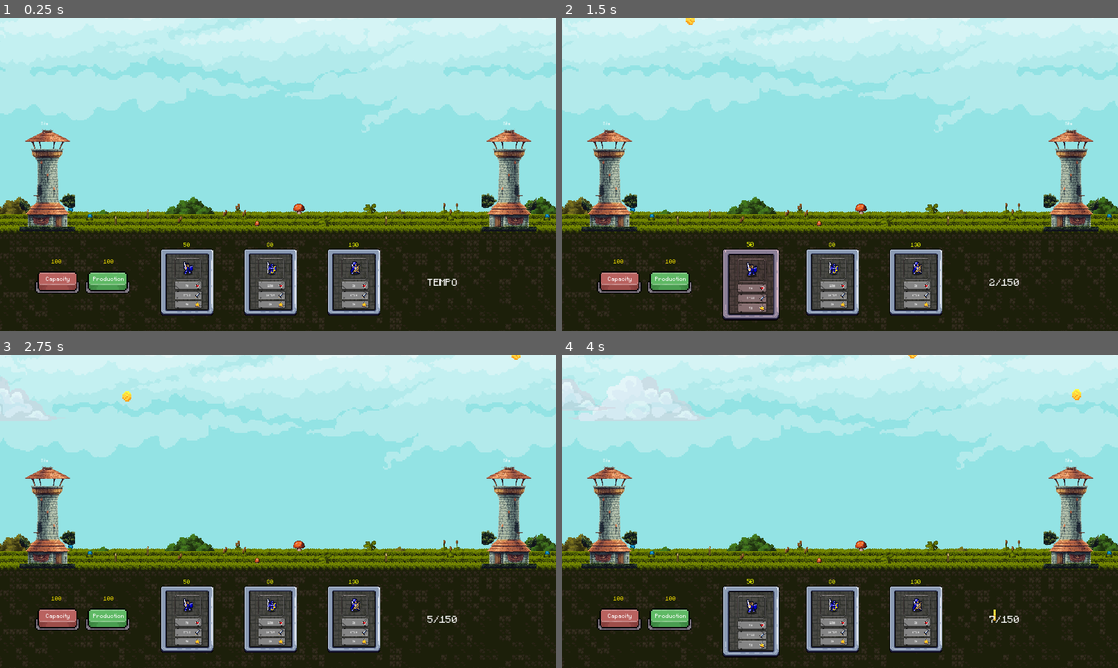
Above: before the commit, frames 1-4 (two rows, left to right).
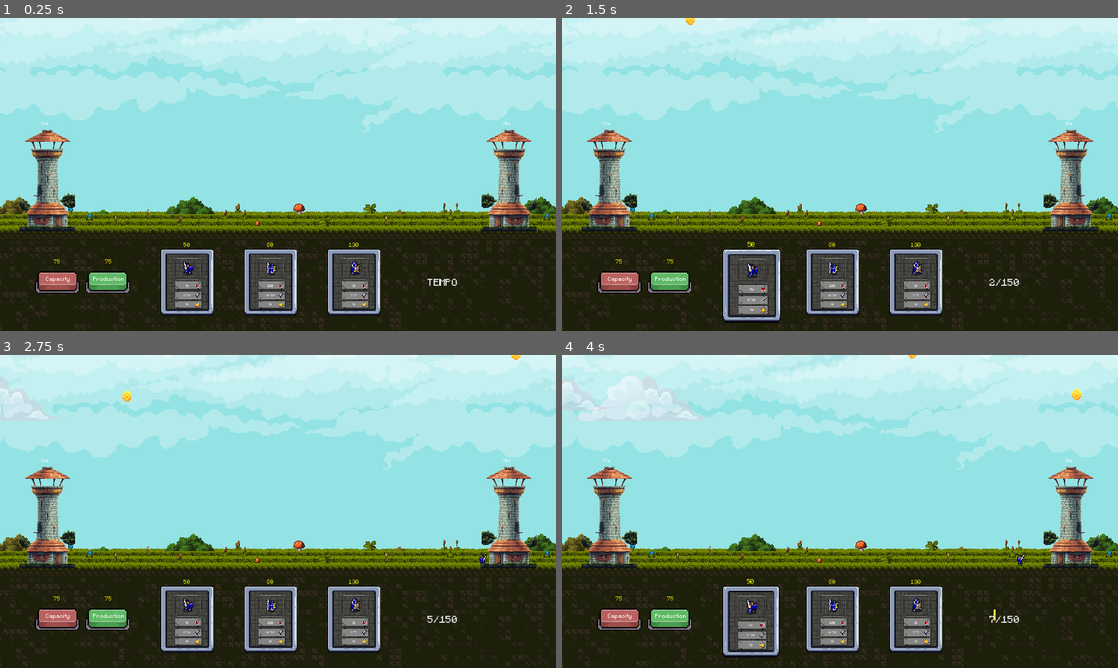
Above: after the commit, the same moments.

Repository: StefanoGavatta/StoriaMiniGioco
Game: Godot game, scene res://World/world.tscn
The game is run twice, just before and just after one commit, with the same random seed, the same clock (stepped at 60 frames per second) and the same inputs.
Inputs (mouse positions are in pixels of both pictures, inside the frame that each line leads up to):
- Up to frame 1 (0.25 s): no input
- Up to frame 2 (1.5 s): click "100" (after the commit: "75") at 0.5 s; click (751, 284) at 1.27 s
- Up to frame 3 (2.75 s): click "100" (after the commit: "75") at 2 s
- Up to frame 4 (4 s): click (689, 395) at 2.75 s; click (751, 621) at 3.52 s

The runs differ from the first frame. In frame 1, less than 0.1% of the frame differs, in the area x 9-65%, y 77-89%; in frame 2, 1.4%, in the area x 9-65%, y 71-98%; in frame 3, less than 0.1%; in frame 4, less than 0.1%.

Commit message:
aggiunto arciere

Diff:
--- a/Giocatore/gestore_giocatore.gd
+++ b/Giocatore/gestore_giocatore.gd
@@ -4,7 +4,7 @@
 
 const Spada = preload("res://Truppe/truppa.tscn")
 
-var valuta: int= 0
+var valuta: int= 50
 var capacity: int = 150
 
 var istanzeCreate = 0
--- a/Truppe/knockback.gd
+++ b/Truppe/knockback.gd
@@ -6,7 +6,7 @@
 @onready var fight_node: Node = $"../FightNode"
 
 var contatore = 0
-@export var min_knockBack = 3
+@export var min_knockBack = 4
 @export var max_knockBack = 6
 
 var random_KnockBack_success = randi_range(min_knockBack,max_knockBack)
--- /dev/null
+++ b/Truppe/nodo_arco.gd
@@ -0,0 +1,13 @@
+@icon("res://IconGodotNode/node/icon_bullet.png")
+extends Node
+
+@onready var truppa: CharacterBody2D = $".."
+@onready var ray_cast_2d: RayCast2D = $"../RayCast2D"
+
+
+func _ready() -> void:
+	if truppa.truppa_identità != "arco":
+		queue_free()
+	else:
+		ray_cast_2d.target_position = Vector2(-100,-0.017)
+		queue_free()
--- a/Truppe/truppa.tscn
+++ b/Truppe/truppa.tscn
@@ -12,6 +12,7 @@
 [ext_resource type="Script" path="res://Truppe/animation_node.gd" id="6_newwe"]
 [ext_resource type="Texture2D" uid="uid://twmv4fy856qs" path="res://AssetTruppe/Archer/Archer_Blue1.png" id="6_sfcrk"]
 [ext_resource type="Texture2D" uid="uid://b3wl2ghhp3uww" path="res://AssetTruppe/Archer/Archer_Red1.png" id="7_bnrux"]
+[ext_resource type="Script" path="res://Truppe/nodo_arco.gd" id="13_solwb"]
 
 [sub_resource type="ShaderMaterial" id="ShaderMaterial_tifbh"]
 resource_local_to_scene = true
@@ -1001,6 +1002,9 @@
 "": SubResource("AnimationLibrary_d1gwb")
 }
 
+[node name="NodoArco" type="Node" parent="."]
+script = ExtResource("13_solwb")
+
 [connection signal="death" from="." to="AnimationNode" method="_on_truppa_death"]
 [connection signal="preso_Danno" from="." to="Knockback" method="_on_truppa_preso_danno"]
 [connection signal="preso_Danno" from="." to="AnimationNode" method="preso_danno"]
--- a/UI/card_container.tscn
+++ b/UI/card_container.tscn
@@ -21,7 +21,7 @@
 tipoCarta = "spada"
 costo = 50
 vita = 90
-danno = 10
+danno = 8
 speed = 4000
 
 [node name="Lancia" parent="." instance=ExtResource("1_lelfj")]
@@ -45,5 +45,5 @@
 tipoCarta = "arco"
 costo = 130
 vita = 30
-danno = 8
+danno = 5
 speed = 3000
--- a/UI/miglioramenti.gd
+++ b/UI/miglioramenti.gd
@@ -1,7 +1,7 @@
 extends Control
 
-var next_upgrade_capacity = 100
-var next_upgrade_production = 100
+var next_upgrade_capacity = 75
+var next_upgrade_production = 75
 
 @onready var gestore_giocatore: Node = %GestoreGiocatore
 
@@ -21,7 +21,7 @@
 		$AnimationPlayer.play("CapacityFondiIns")
 func _on_production_pressed() -> void:
 	if gestore_giocatore.valuta >= next_upgrade_production:
-
+		$UpgradeButton.play("default")
 		if $"../../GestoreGiocatore/ValutaTimer".wait_time >= 0.2:
 			gestore_giocatore.valuta -= next_upgrade_production
 			gestore_giocatore.upgrade_production()
@@ -32,7 +32,7 @@
 			gestore_giocatore.valuta -= next_upgrade_production
 			next_upgrade_production = 0
 			aggiorna_labels()
-		$UpgradeButton.play("default")
+
 	else:
 		$AnimationPlayer.play("ProductionFondiIns")
 
--- a/World/world.tscn
+++ b/World/world.tscn
@@ -2219,6 +2219,7 @@
 scale = Vector2(4.31944, 4.31944)
 sprite_frames = SubResource("SpriteFrames_1dnkh")
 frame = 1
+frame_progress = 1.0
 
 [node name="AnimationPlayer" type="AnimationPlayer" parent="UI/Miglioramenti"]
 libraries = {
Not shown: 1 places in Truppe/truppa.tscn that only renumber resources
